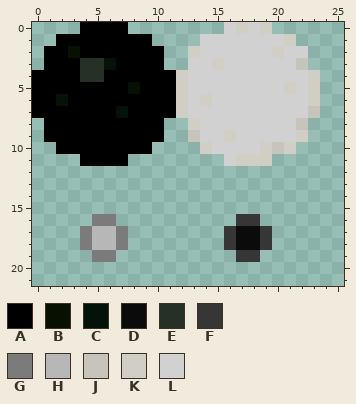
Pixel-art sprite: resource/stone-atlas.png. That is the earlier state.
The file is 32x32 pixels. Colours within 5 levels of each other are drawn and written as one. Shown: x 0..25, y 0..21.
Palette (. is transparent): A #000000  B #081001  C #031307  D #0b0b0b  E #273027  F #363636  G #7b7b7b  H #b7b7b7  J #c7c5bb  K #d1cfc5  L #d1d1d1
The same view after the edit:
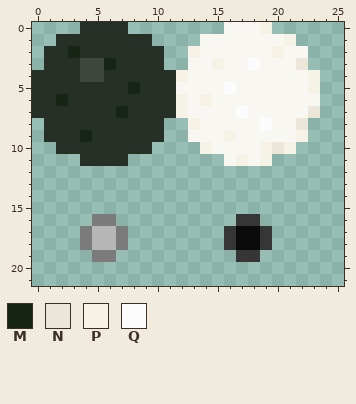
Colours new in this view: M #172517  N #ebe6d7  P #f6f2e5  Q #fcfcfc
Edits made:
colour A: #000000 -> #273027
colour E: #273027 -> #3e463e
colour L: #d1d1d1 -> #f9f7f1
Changed rows in their new state; - is a pixel that keeps its letter.
first column x 2:
 0 ---------------L-P----
 1 -------------------P--
 2 -M---------P------P---
 3 ----M--------P--Q---N-
 4 ----------P----------P
 5 ------M---L---Q----L-P
 6 M---------P-P--------L
 7 -----M----P----Q-----N
 8 -----------P-----Q--N-
 9 --M--------L--P-----P-
10 ------------P----PNP--
11 ---------------PLP----
Pixel boxes of the changes (left, top, right, bottom) in both pictures:
changed: (32, 22, 320, 166)
